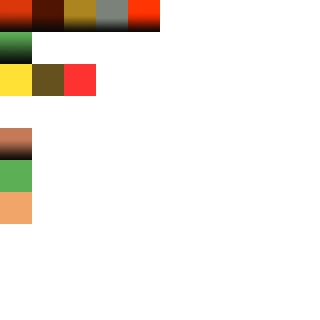
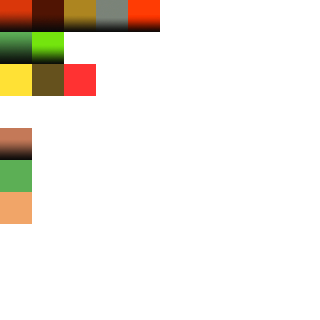
Comparing the layer stacks of the two 320x320 images. Changes:
painted on "Rectangle 8" over [68, 20, 96, 27]
painted on "Rectangle 3" over [10, 35, 29, 57]
added layer "Rectangle 14" above "Rectangle 13" over [32, 32, 64, 64]
painted on "Rectangle 13" over [128, 0, 160, 32]
painted on "Rectangle 12" over [98, 22, 126, 30]
painted on "Rectangle 2" over [32, 19, 63, 30]
painted on "Rectangle 1" over [0, 15, 30, 28]
